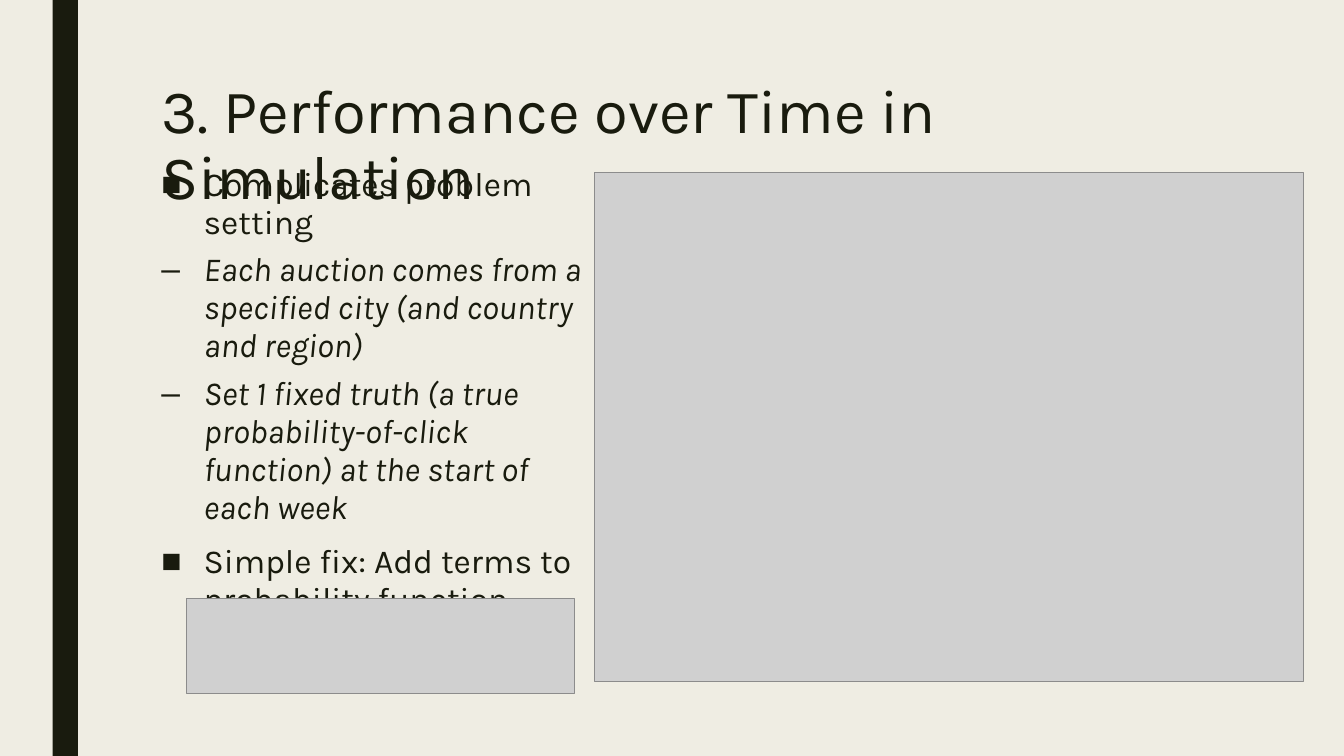
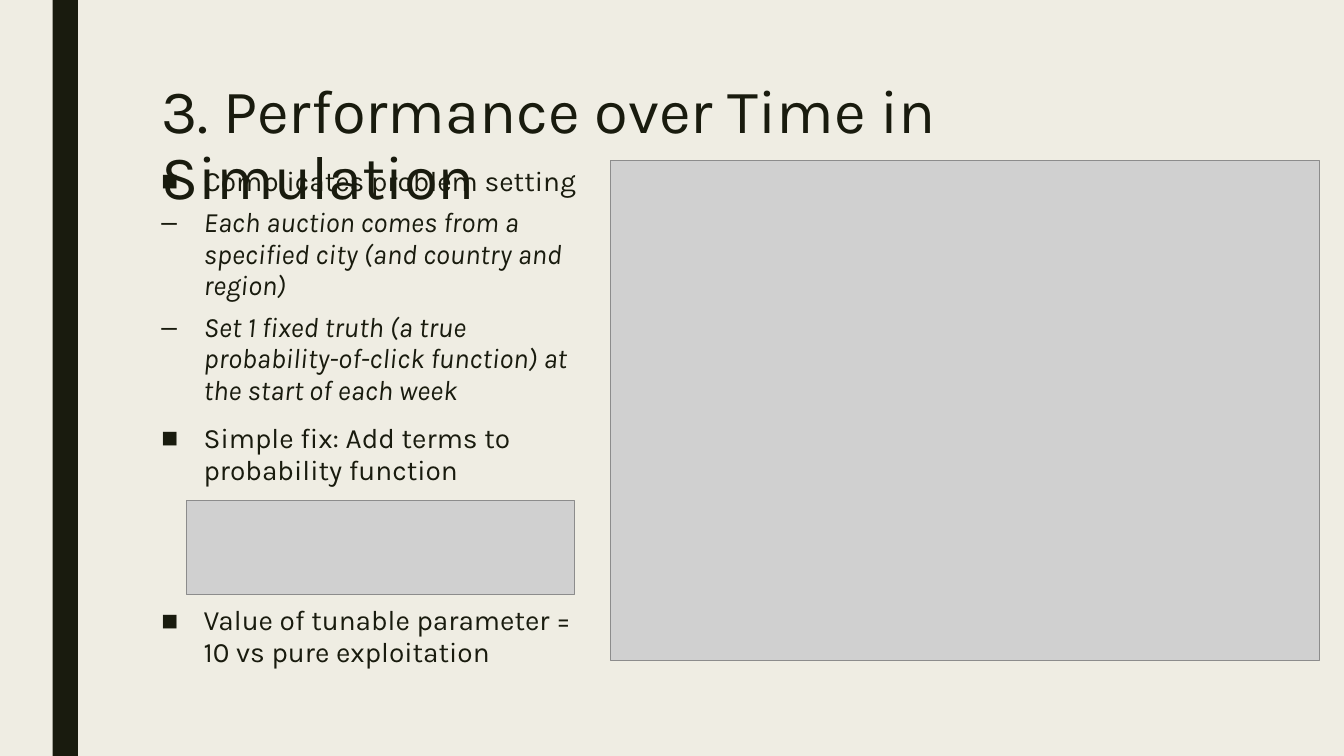
Before and after one commit to russellkim98/Policy, a slide deck: slide 16 of Bid Policies 2017.pptx. Drawn at 1344x756 pixels with LibreOffice and Linux fonts; fonts in the diff are those of the drawing; grey boxes stand for pictures. Boxes give left, top, right and bottom in pixels: in the first picture for what was removed or moved away, otherwise in the second. Text is boxed around its words. In the diff, an @@ line names an element or a change of style, - is before the commit and + after.

Commit message:
PPT change

```diff
--- a/Bid Policies 2017.pptx
+++ b/Bid Policies 2017.pptx
@@ text at (x1=204, y1=165, x2=576, y2=487): size 24 to 20 pt in "Complicates problem setting", "Each auction comes from a specified city ...", "Set 1 fixed truth (a true probability-of-click ...", "Simple fix: Add terms to probability function" @@
@@ picture resized from (x1=595, y1=172, x2=1304, y2=683) to (x1=610, y1=161, x2=1320, y2=660) @@
@@ picture moved from (x1=187, y1=599, x2=574, y2=694) to (x1=187, y1=500, x2=574, y2=595) @@
@@ text at (x1=204, y1=610, x2=550, y2=669): paragraph added @@
+■ Value of tunable parameter = 10 vs pure exploitation
```
Also in this commit, not shown: 1 other slide changed.
